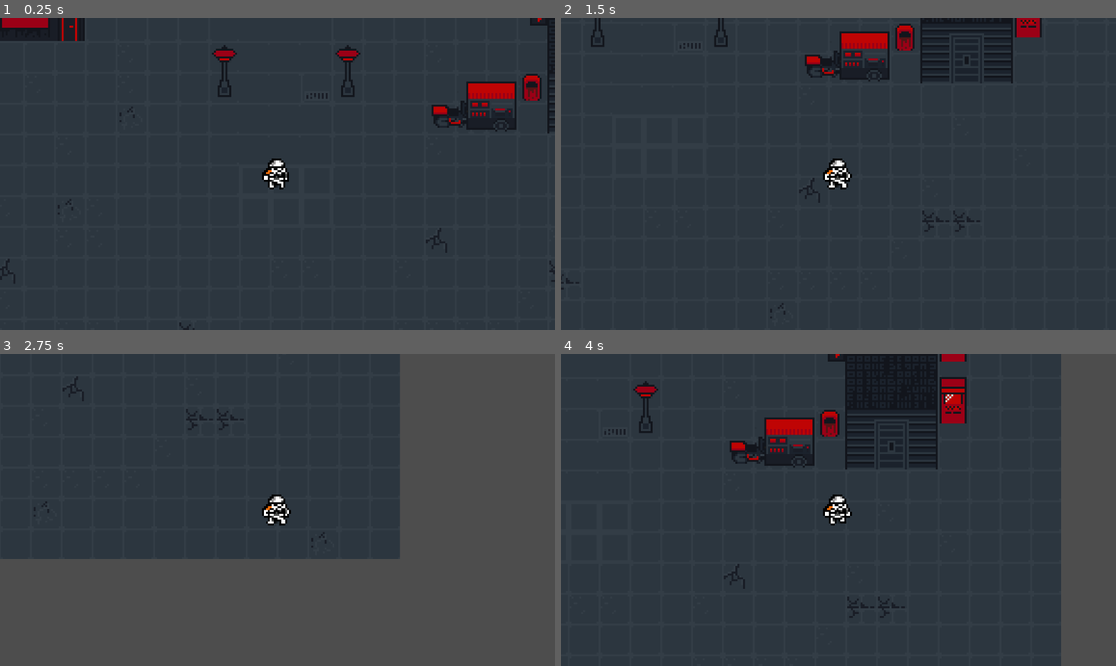
Above: before the commit, frames 1-4 (two rows, left to right).
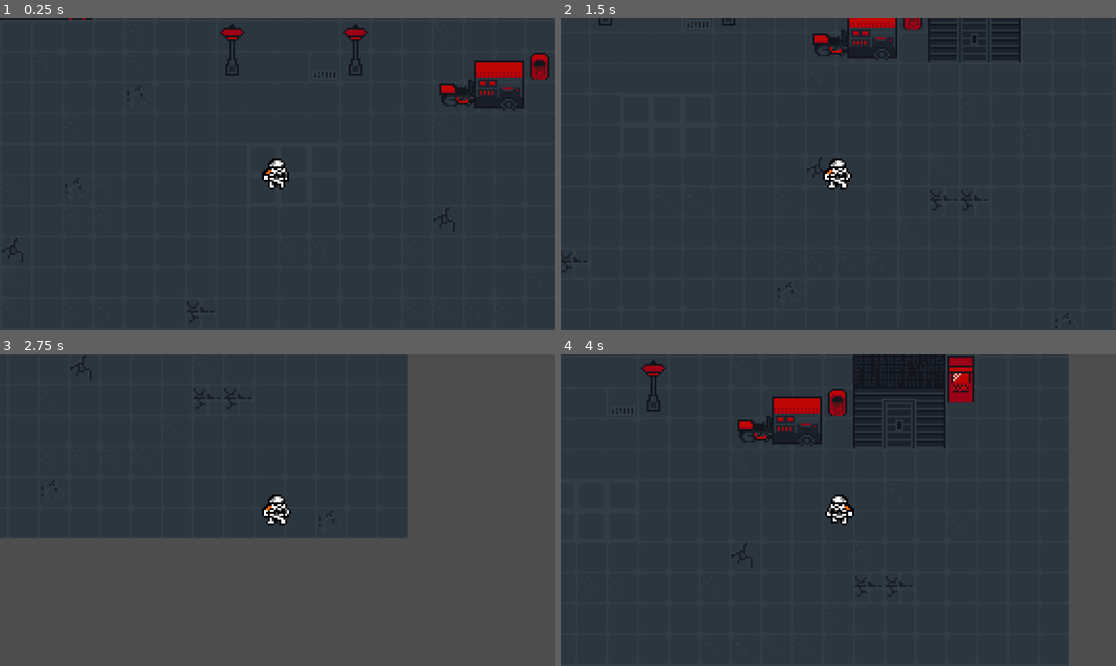
Above: after the commit, the same moments.

Repository: gedex11/Gra2DProjektZespolowy
Game: Godot game, scene res://scenes/levels/game_level_1.tscn
Two runs of this game, one before a commit and one after it. Both use one fixed random seed, a clock stepped at 60 frames per second and the inputs below.
Inputs:
- Up to frame 1 (0.25 s): no input
- Up to frame 2 (1.5 s): tap Enter at 0.5 s; hold D (move_right) 0.53-1.28 s; hold E (interact, bound only after the commit) 0.53-1.28 s; hold S (move_down) from 1.28 s (still down); tap E (interact, bound only after the commit) at 1.35 s
- Up to frame 3 (2.75 s): release S (move_down) at 2.03 s; hold D (move_right) from 2.03 s (still down); hold E (interact, bound only after the commit) from 2.03 s (still down)
- Up to frame 4 (4 s): release D (move_right) at 2.78 s; release E (interact, bound only after the commit) at 2.78 s; hold W (move_up) 2.78-3.53 s; tap E (interact, bound only after the commit) at 2.85 s; hold A (move_left) from 3.53 s (still down); hold E (interact, bound only after the commit) from 3.53 s (still down)

The runs differ from the first frame. In frame 1, 5.2% of the frame differs, in the area x 0-100%, y 0-100%; in frame 2, 3.9%; in frame 3, 6.0%; in frame 4, 7.3%, in the area x 7-92%, y 0-100%.

Commit message:
System rozmowy z NPC/ oblugiwanie E

Diff:
--- a/project.godot
+++ b/project.godot
@@ -41,6 +41,11 @@
 , Object(InputEventKey,"resource_local_to_scene":false,"resource_name":"","device":-1,"window_id":0,"alt_pressed":false …(186 unchanged characters)…
 ]
 }
+interact={
+"deadzone": 0.2,
+"events": [Object(InputEventKey,"resource_local_to_scene":false,"resource_name":"","device":-1,"window_id":0,"alt_pressed":false,"shift_pressed":false,"ctrl_pressed":false,"meta_pressed":false,"pressed":false,"keycode":0,"physical_keycode":69,"key_label":0,"unicode":101,"location":0,"echo":false,"script":null)
+]
+}
 
 [rendering]
 
--- /dev/null
+++ b/scenes/characters/luke_npc.gd
@@ -0,0 +1,61 @@
+extends StaticBody2D
+
+@onready var dialog_label: Label = $DialogLabel
+
+# Zmienne konfiguracyjne
+@export var dialog_lines: Array[String] = [
+	"Witaj w naszym miescie! \nNacicnij E, aby kontynuowac...",
+	"Znajdz statek \n[E]",
+	"Pozdro"
+]
+
+var current_line: int = 0
+var is_player_in_range: bool = false
+var is_typing: bool = false
+
+func _ready() -> void:
+	dialog_label.text = ""
+
+func _input(event: InputEvent) -> void:
+	if event.is_action_pressed("interact"):
+		if is_player_in_range:
+			advance_dialog()
+
+func advance_dialog() -> void:
+	if is_typing:
+		dialog_label.visible_ratio = 1.0
+		is_typing = false
+		return
+
+	if current_line < dialog_lines.size():
+		start_typing_effect(dialog_lines[current_line])
+		current_line += 1
+
+
+
+func start_typing_effect(text_to_show: String) -> void:
+	dialog_label.text = text_to_show
+	dialog_label.visible_ratio = 0.0
+	is_typing = true
+
+	# Animacja pisania tekstu
+	var duration = text_to_show.length() * 0.09 # 0.09s na literę
+	var tween = get_tree().create_tween()
+
+	tween.tween_property(dialog_label, "visible_ratio", 1.0, duration)
+
+	tween.finished.connect(func(): is_typing = false)
+
+
+func _on_interact_area_body_entered(body: Node2D) -> void:
+	if body is CharacterBody2D:
+		is_player_in_range = true
+		advance_dialog()
+
+
+func _on_interact_area_body_exited(body: Node2D) -> void:
+	if body is CharacterBody2D:
+		is_player_in_range = false
+		is_typing = false
+		dialog_label.text = ""
+		current_line = 0
--- /dev/null
+++ b/scenes/characters/luke_npc.tscn
@@ -0,0 +1,37 @@
+[gd_scene load_steps=6 format=3 uid="uid://capx7rhvxpa5v"]
+
+[ext_resource type="Texture2D" uid="uid://d4ewogr3kc7m6" path="res://assets/textures/characters/player/luke_tatooine.png" id="1_sl741"]
+[ext_resource type="Script" uid="uid://dt28lil0w8yrb" path="res://scenes/characters/luke_npc.gd" id="1_yqwbm"]
+[ext_resource type="FontFile" uid="uid://c1otpuieulf2y" path="res://assets/fonts/PixelOperator8.ttf" id="3_y4bt0"]
+
+[sub_resource type="CircleShape2D" id="CircleShape2D_yqwbm"]
+radius = 5.0
+
+[sub_resource type="RectangleShape2D" id="RectangleShape2D_sl741"]
+size = Vector2(50, 35.75)
+
+[node name="LukeNPC" type="StaticBody2D"]
+script = ExtResource("1_yqwbm")
+
+[node name="CollisionShape2D" type="CollisionShape2D" parent="."]
+shape = SubResource("CircleShape2D_yqwbm")
+
+[node name="Sprite2D" type="Sprite2D" parent="."]
+texture = ExtResource("1_sl741")
+
+[node name="InteractArea" type="Area2D" parent="."]
+
+[node name="CollisionShape2D" type="CollisionShape2D" parent="InteractArea"]
+position = Vector2(0, 17.875)
+shape = SubResource("RectangleShape2D_sl741")
+
+[node name="DialogLabel" type="Label" parent="."]
+offset_left = -53.0
+offset_top = -38.0
+offset_right = 53.0
+offset_bottom = -9.0
+theme_override_fonts/font = ExtResource("3_y4bt0")
+theme_override_font_sizes/font_size = 8
+
+[connection signal="body_entered" from="InteractArea" to="." method="_on_interact_area_body_entered"]
+[connection signal="body_exited" from="InteractArea" to="." method="_on_interact_area_body_exited"]
--- a/scenes/characters/player_1.tscn
+++ b/scenes/characters/player_1.tscn
@@ -52,9 +52,8 @@
 
 [node name="AnimatedSprite2D" type="AnimatedSprite2D" parent="."]
 sprite_frames = SubResource("SpriteFrames_dqkch")
-animation = &"run"
+animation = &"idle"
 
 [node name="CollisionShape2D" type="CollisionShape2D" parent="."]
-visible = false
 position = Vector2(-1, 3)
 shape = SubResource("CircleShape2D_qlg0r")
--- a/scenes/levels/game_level_1.tscn
+++ b/scenes/levels/game_level_1.tscn
@@ -6,6 +6,7 @@
 [ext_resource type="Texture2D" uid="uid://8h3iyw4ule6o" path="res://assets/textures/map_tilesets/neo_zero/neo_zero_props_and_items_01.png" id="4_bj8uj"]
 [ext_resource type="Texture2D" uid="uid://c0n27err5nd8x" path="res://assets/textures/map_tilesets/neo_zero/neo_zero_buildings_02.png" id="5_txpe8"]
 [ext_resource type="Texture2D" uid="uid://0vid670l5ybh" path="res://assets/textures/map_tilesets/neo_zero/neo_zero_props_02_free.png" id="6_f8fi1"]
+[ext_resource type="PackedScene" uid="uid://capx7rhvxpa5v" path="res://scenes/characters/luke_npc.tscn" id="7_nnv6e"]
 
 [sub_resource type="TileSetAtlasSource" id="TileSetAtlasSource_e2o6t"]
 texture = ExtResource("2_nnv6e")
@@ -586,13 +587,6 @@
 
 [node name="Game_Level_1" type="Node2D"]
 
-[node name="Player" parent="." instance=ExtResource("1_k7amg")]
-z_index = 5
-position = Vector2(4, -11)
-
-[node name="Camera2D" type="Camera2D" parent="Player"]
-zoom = Vector2(4, 4)
-
 [node name="Ground" type="TileMapLayer" parent="."]
 tile_map_data = PackedByteArray("AAD3//3/AQAAAAoAAAD3//7/AQAAAAoAAAD4//3/AQAAAAoAAAD4//7/AQAAAAoAAAD5//3/AQAAAAoAAAD5// …(9344 unchanged characters)…
 tile_set = SubResource("TileSet_feb5d")
@@ -601,3 +595,12 @@
 z_index = 6
 tile_map_data = PackedByteArray("AAAJAPn/AQASAAIAAAAJAPr/AQASAAMAAAAJAPv/AQASAAQAAAAJAPz/AQASAAUAAAAJAP3/AQASAAYAAAAKAP …(736 unchanged characters)…
 tile_set = SubResource("TileSet_iywne")
+
+[node name="Player_1" parent="." instance=ExtResource("1_k7amg")]
+
+[node name="Camera2D" type="Camera2D" parent="Player_1"]
+zoom = Vector2(4, 4)
+
+[node name="LukeNPC" parent="." instance=ExtResource("7_nnv6e")]
+z_index = 3
+position = Vector2(-31, -92)
--- /dev/null
+++ b/scenes/levels/hub.tscn
@@ -0,0 +1,4 @@
+[gd_scene format=3 uid="uid://b7l8qa14d52n1"]
+
+[node name="Node2D" type="Node2D"]
+position = Vector2(-1, 7)
--- a/scripts/player.gd
+++ b/scripts/player.gd
@@ -2,6 +2,13 @@
 
 const SPEED := 130.0
 @onready var animated_sprite_2d: AnimatedSprite2D = $AnimatedSprite2D
+
+var level = 1
+var health = 150
+var armor = 12
+var attackDamage = 15
+var attackSpeed = 1.0
+
 
 func _physics_process(delta: float) -> void:
 	var input_vector := Vector2.ZERO
@@ -16,6 +23,11 @@
 
 	velocity = input_vector * SPEED
 
+	if velocity.x > 0:
+		animated_sprite_2d.flip_h = false
+	elif velocity.x < 0:
+		animated_sprite_2d.flip_h = true
+
 	if velocity.x == 0 and velocity.y == 0:
 		animated_sprite_2d.play("idle")
 	else:
Binary file added: assets/fonts/PixelOperator8-Bold.ttf
Not shown, added: assets/fonts/PixelOperator8-Bold.ttf.import
Binary file added: assets/fonts/PixelOperator8.ttf
Not shown, added: assets/fonts/PixelOperator8.ttf.import
Not shown, added: scenes/characters/luke_npc.gd.uid
Not shown: 1 places in scenes/levels/game_level_1.tscn that only renumber resources
